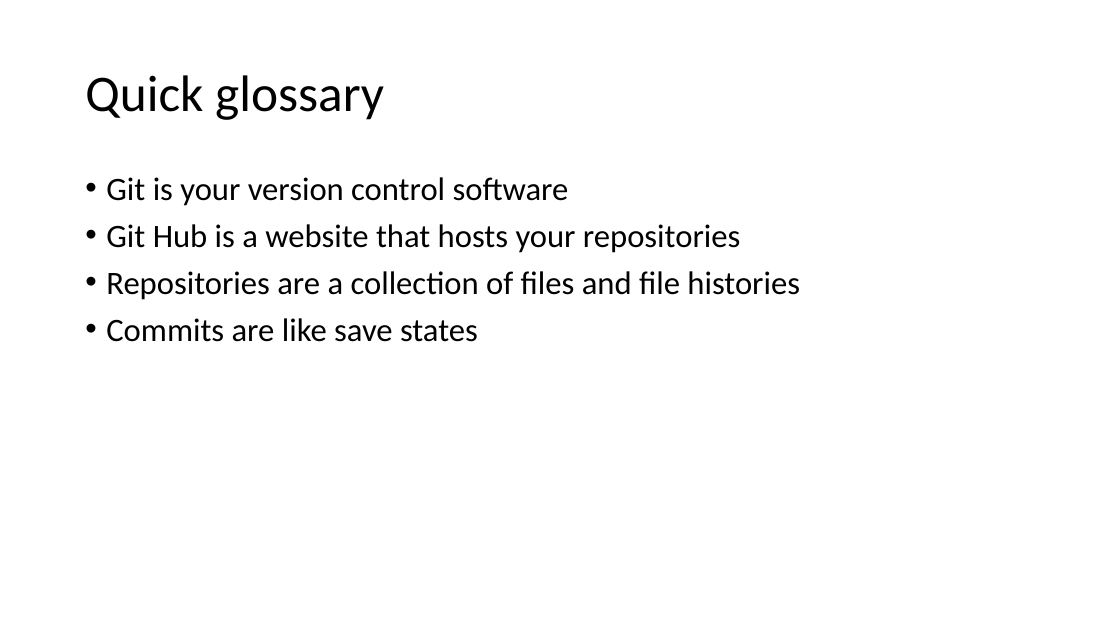
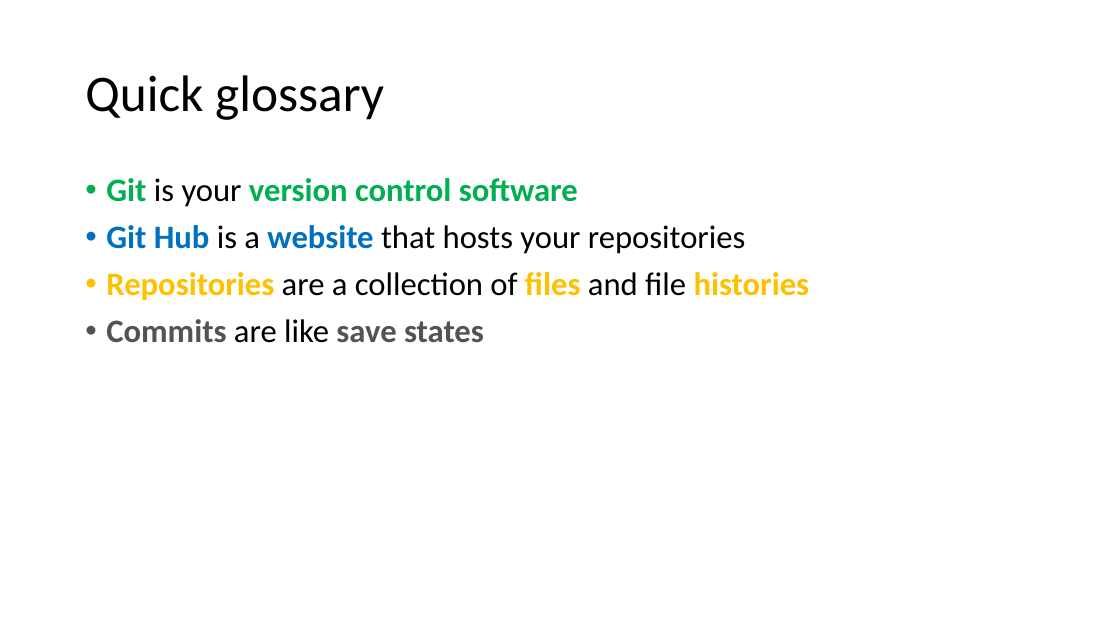
Before and after one commit to shabbir-hussain/ecse321tutW15, a slide deck: slide 15 of 01-EclipseAndGithub.pptx. Drawn at 1120x630 pixels with LibreOffice and Linux fonts; fonts in the diff are those of the drawing. Boxes give left, top, right and bottom in pixels: in the first picture for what was removed or moved away, otherwise in the second. Text is boxed around its words. In the diff, an @@ line names an element or a change of style, - is before the commit and + after.

```diff
--- a/01-EclipseAndGithub.pptx
+++ b/01-EclipseAndGithub.pptx
@@ text "Git is your version control ..." at box(106, 178, 810, 343): text colour #000000 to #00B050 in "Git version control software"; bold on in "Git version control software", "Git Hub website", "Repositories files histories", "Commits save states"; text colour #000000 to #0070C0 in "Git Hub website"; text colour #000000 to #FFC000 in "Repositories files histories"; text colour #000000 to #525252 in "Commits save states" @@
```
Also in this commit, not shown: 3 other slides changed.
